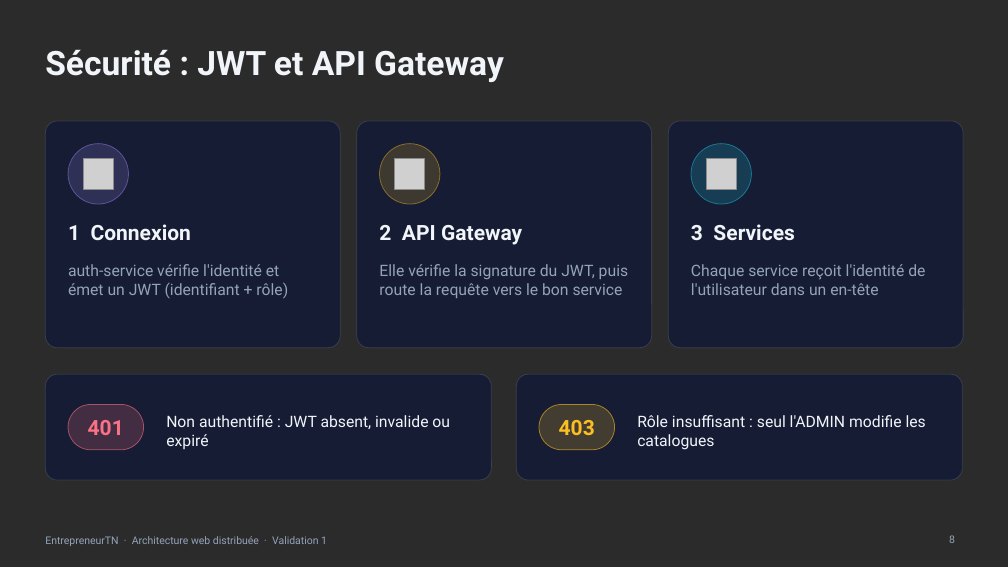
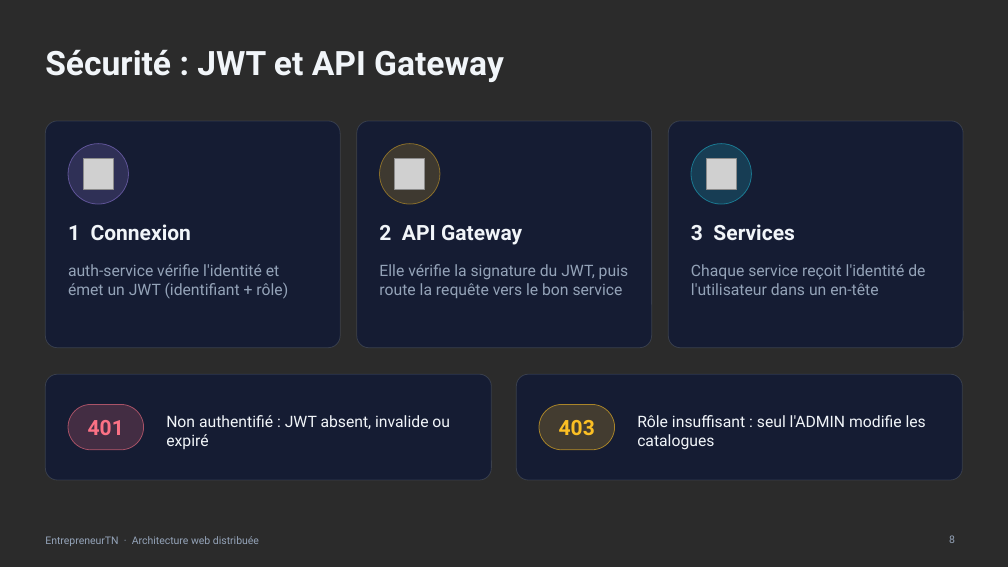
Before and after one commit to BadisBeji/EntrepreneurTN-4SSA10, a slide deck: slide 8 of Documentation/Presentation/Presentation_EntrepreneurTN.pptx. Drawn at 1008x567 pixels with LibreOffice and Linux fonts; fonts in the diff are those of the drawing; grey boxes stand for pictures; background and template pictures are left out; a plain dark background stands for a picture behind light text. Boxes give left, top, right and bottom in pixels: in the first picture for what was removed or moved away, otherwise in the second. Text is boxed around its words. In the diff, an @@ line names an element or a change of style, - is before the commit and + after.

```diff
--- a/Documentation/Presentation/Presentation_EntrepreneurTN.pptx
+++ b/Documentation/Presentation/Presentation_EntrepreneurTN.pptx
@@ text at (45, 536, 259, 546): text changed @@
-EntrepreneurTN · Architecture web distribuée · Validation 1
+EntrepreneurTN · Architecture web distribuée
```
Also in this commit, not shown: 15 other slides changed.
